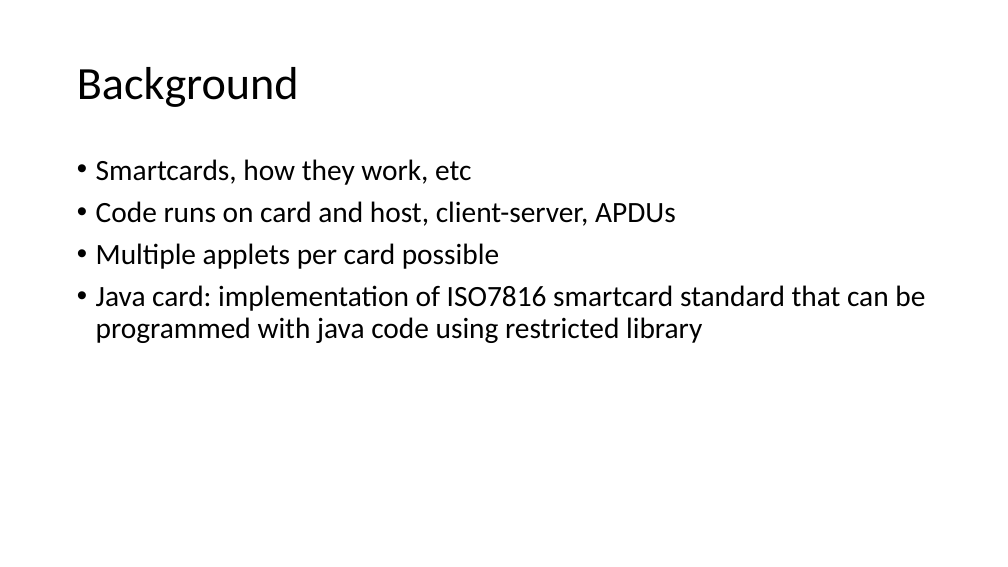
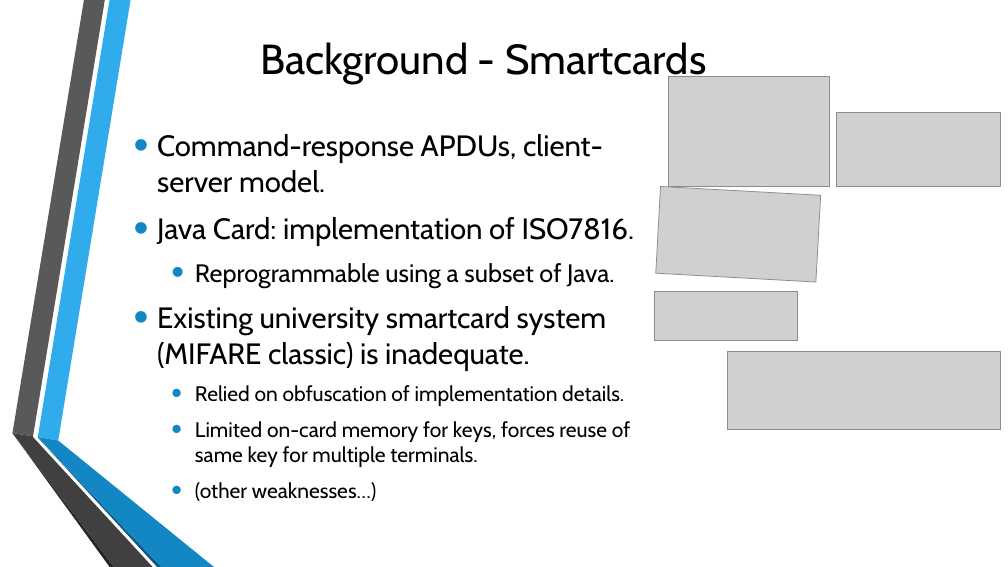
Before and after one commit to O-Neill/part-II-project, a slide deck: slide 2 of Presentation/Presentation.pptx. Drawn at 1008x567 pixels with LibreOffice and Linux fonts; fonts in the diff are those of the drawing; grey boxes stand for pictures; background and template pictures are left out. Boxes give left, top, right and bottom in pixels: in the first picture for what was removed or moved away, otherwise in the second. Text is boxed around its words. In the diff, an @@ line names an element or a change of style, - is before the commit and + after.

```diff
--- a/Presentation/Presentation.pptx
+++ b/Presentation/Presentation.pptx
@@ title at [261,42,706,84]: text changed; size 44 to 40 pt; font Calibri to Cabin @@
-Background
+Background - Smartcards
@@ text "Command-response APDUs, client-server model." at [157,134,635,501]: vertical alignment top to middle @@
@@ picture added at [668,77,830,187] @@
@@ picture added at [837,113,1001,187] @@
@@ text at [157,134,635,501]: text changed; font Calibri to Cabin @@
-• Smartcards, how they work, etc
-• Code runs on card and host, client-server, APDUs
-• Multiple applets per card possible
-• Java card: implementation of ISO7816 smartcard standard that can be programmed with java code using restricted library
+• Command-response APDUs, client-server model.
+• Java Card: implementation of ISO7816.
+  • Reprogrammable using a subset of Java.
+• Existing university smartcard system (MIFARE classic) is inadequate.
+  • Relied on obfuscation of implementation details.
+  • Limited on-card memory for keys, forces reuse of same key for multiple terminals.
+  • (other weaknesses…)
@@ picture added at [656,187,821,282] @@
@@ picture added at [655,292,798,341] @@
@@ picture added at [727,352,1001,430] @@
@@ group added at [12,0,214,567]: 6 freeform shapes @@
```
Also in this commit, not shown: 4 slides added, 4 slides removed, 19 other files.
